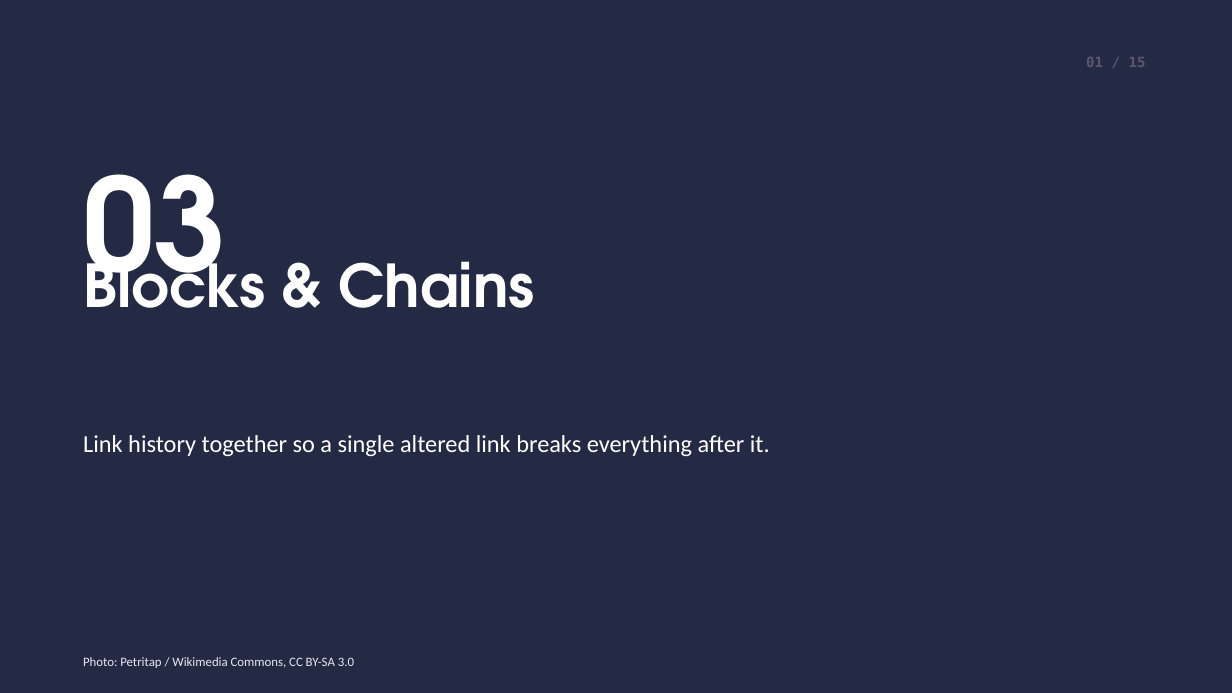
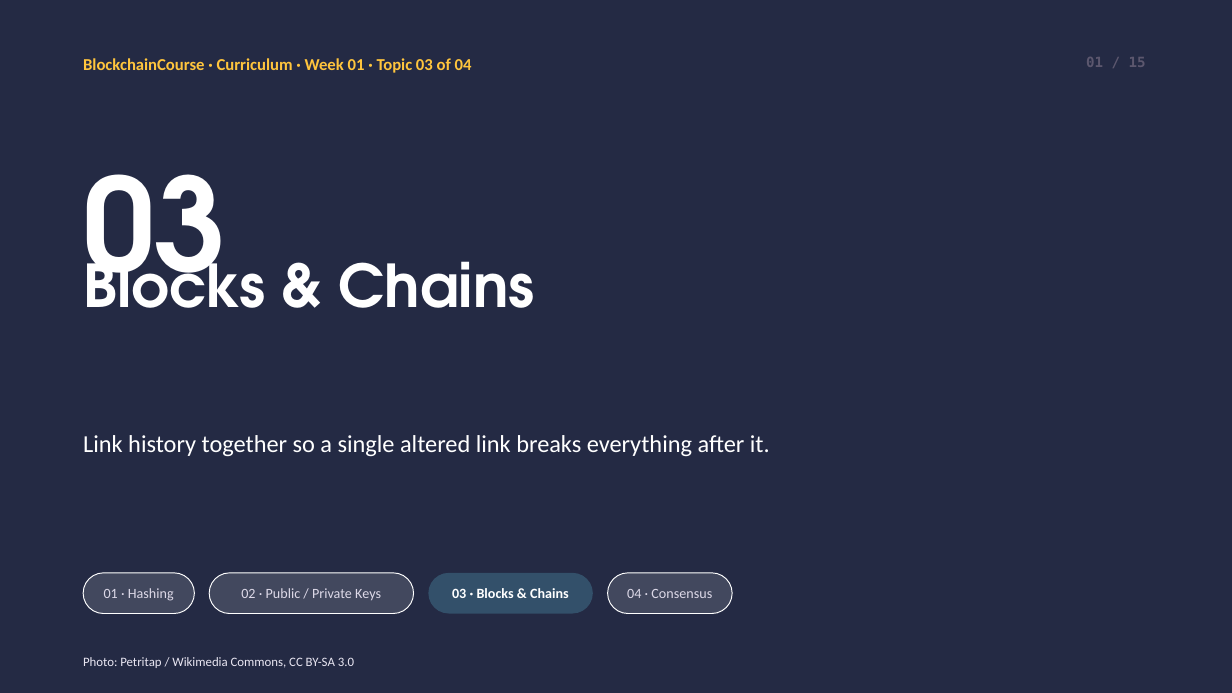
Before and after one commit to jadonamite/BlockchainCourse, a slide deck: slide 1 of curriculum/week-01/week1-topic-03-blocks-and-chains.pptx. Drawn at 1232x693 pixels with LibreOffice and Linux fonts; fonts in the diff are those of the drawing; background and template pictures are left out; a plain dark background stands for a picture behind light text. Boxes give left, top, right and bottom in pixels: in the first picture for what was removed or moved away, otherwise in the second. Text is boxed around its words. In the diff, an @@ line names an element or a change of style, - is before the commit and + after.

Commit message:
Add course/week framing and a 4-topic nav strip to each deck's opener
Each standalone file's first slide now carries "BlockchainCourse ·
Week 01 · Topic X of 04" context plus a small nav strip showing all
four topics with the current one highlighted, so a deck opened on
its own no longer starts cold with no sense of the larger course.

```diff
--- a/curriculum/week-01/week1-topic-03-blocks-and-chains.pptx
+++ b/curriculum/week-01/week1-topic-03-blocks-and-chains.pptx
@@ text added at <box>83,58,472,73</box>, 13 pt, text #FFC53D, bold @@
+BlockchainCourse · Curriculum · Week 01 · Topic 03 of 04
@@ rounded rectangle added at <box>83,573,194,614</box>, fill #FFFFFF at 14% opacity, outline #FFFFFF 0.75 pt, 11 pt, text #DDD9E8 @@
+01 · Hashing
@@ rounded rectangle added at <box>209,573,413,614</box>, fill #FFFFFF at 14% opacity, outline #FFFFFF 0.75 pt, 11 pt, text #DDD9E8 @@
+02 · Public / Private Keys
@@ rounded rectangle added at <box>429,573,593,614</box>, fill #33506A, 11 pt, text #FFFFFF, bold @@
+03 · Blocks & Chains
@@ rounded rectangle added at <box>608,573,733,614</box>, fill #FFFFFF at 14% opacity, outline #FFFFFF 0.75 pt, 11 pt, text #DDD9E8 @@
+04 · Consensus
```
Also in this commit, not shown: 3 other files.
